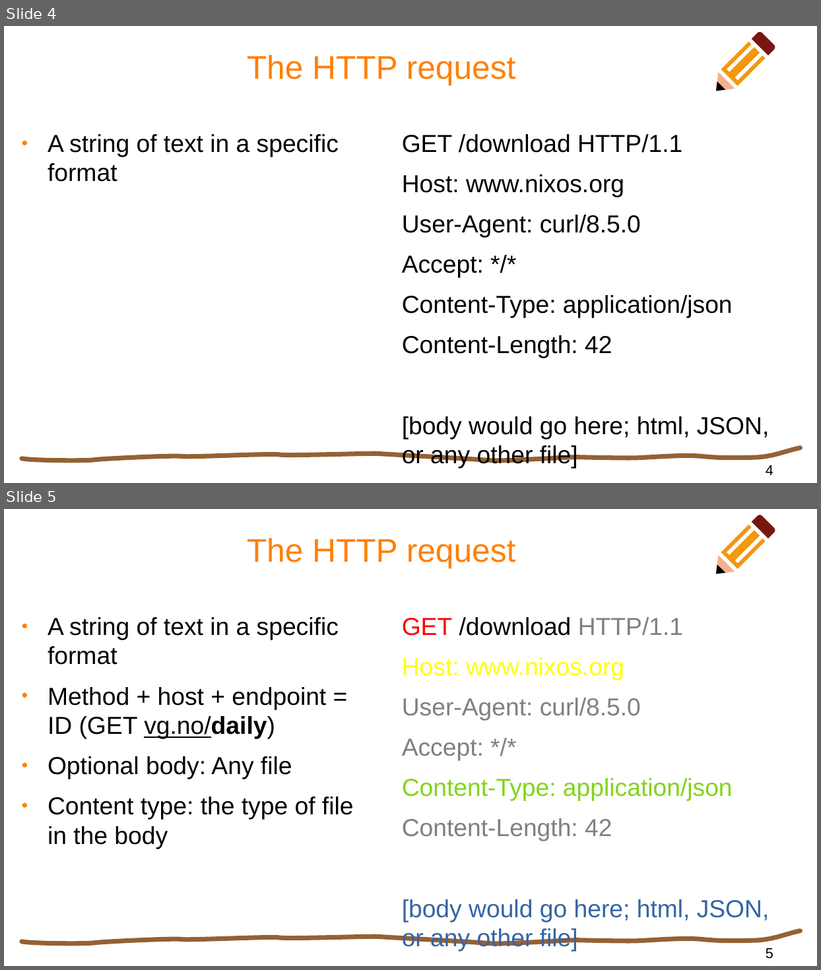
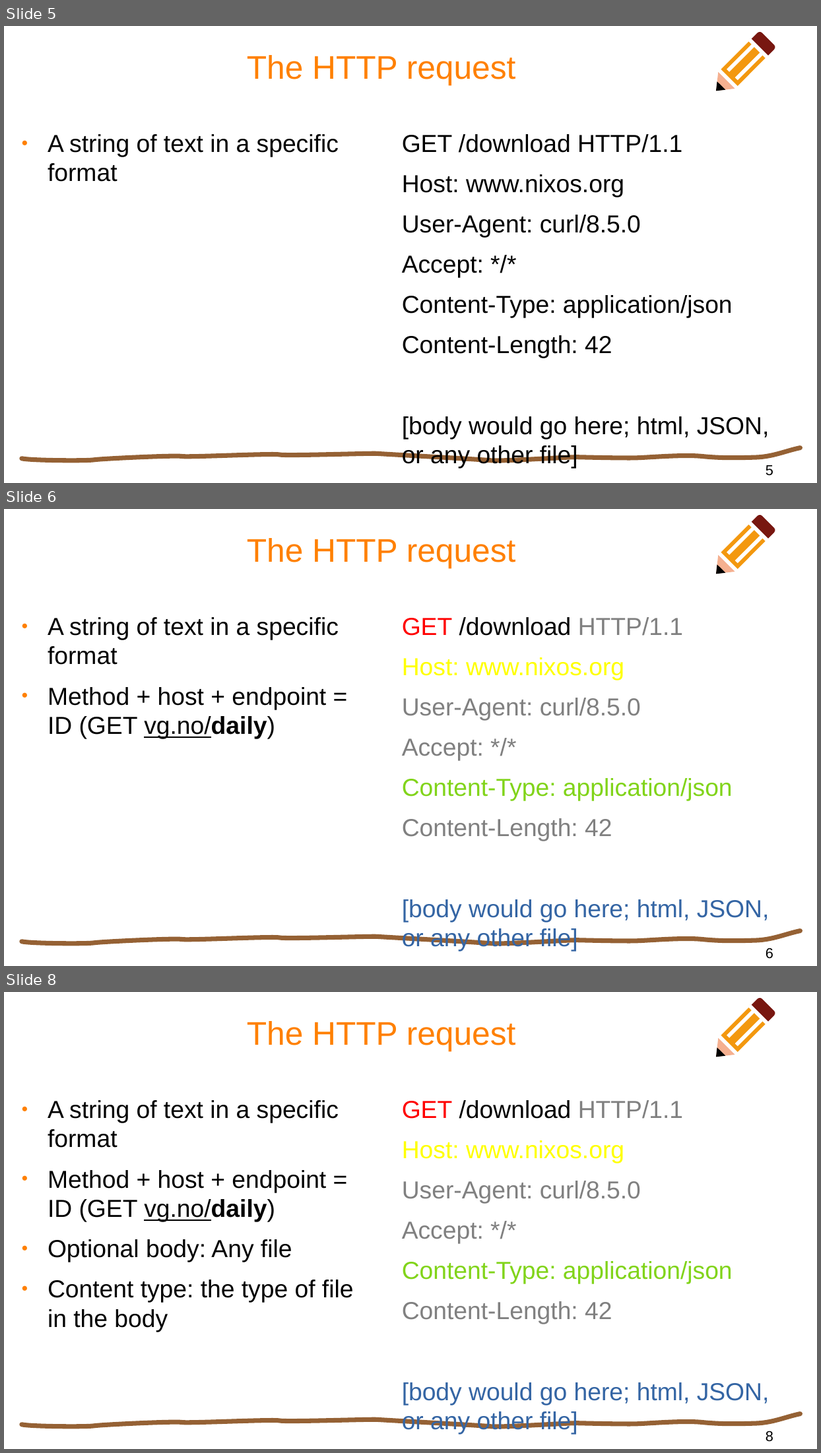
Before and after one commit to MrProgrammerMan/DATA1700-demo-march, a slide deck: demo_materials/demo_march.odp. Shown one above the other, each under a label of ours: slides 4 and 5 before the commit, slides 5, 6 and 8 after it; the slides between them are not shown. The pictures are 821x970 and 821x1453 pixels, drawn with LibreOffice and Linux fonts; fonts in the diff are those of the drawing. Boxes give left, top, right and bottom in pixels: in the first picture for what was removed or moved away, otherwise in the second. Text is boxed around its words. In the diff, an @@ line names an element or a change of style, - is before the commit and + after.

```diff
--- a/demo_materials/demo_march.odp
+++ b/demo_materials/demo_march.odp
@@ slide 6 added at [4, 509, 817, 966], background #FFFFFF; not listed: 5 template elements that a slide beside it also shows @@
@@ title added at [247, 538, 516, 568], 32 pt, text #FF8000 @@
+The HTTP request
@@ text added at [48, 617, 339, 739], 24 pt, text #000000 @@
+● A string of text in a specific format
+● Method + host + endpoint = ID (GET vg.no/daily)
@@ text added at [402, 617, 770, 952], 24 pt, text #808080 @@
+GET /download HTTP/1.1
+Host: www.nixos.org
+User-Agent: curl/8.5.0
+Accept: */*
+Content-Type: application/json
+Content-Length: 42
+[body would go here; html, JSON, or any other file]
@@ page number added at [766, 949, 774, 959], 14 pt, text #000000 @@
+6
@@ what was slide 4 is now slide 5 @@
@@ page number at [766, 466, 774, 476]: text changed @@
-4
+5
@@ what was slide 5 is now slide 8 @@
@@ page number at [766, 1432, 774, 1442]: text changed @@
-5
+8
```
Also in this commit, not shown: 3 other slides added.
